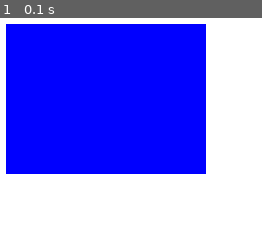
Above: before the commit, frame 1.
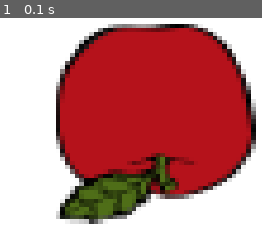
Above: after the commit, the same moment.

Repository: sirissin/Pygame-Project
Game: pygame game, started from Pygame Project.py
Two runs of this game, one before a commit and one after it. Both use one fixed random seed, a clock stepped at 60 frames per second and the inputs below.
Inputs:
- Up to frame 1 (0.1 s): no input

The runs differ from the first frame. In frame 1, 74% of the frame differs, in the area x 2-98%, y 2-98%.

Commit message:
Some simple transformations to the apple image.

Diff:
--- a/Pygame Project.py
+++ b/Pygame Project.py
@@ -24,8 +24,9 @@
 # Defining the plumber image
 apple = pygame.image.load("apple.png")
 apple_rect = apple.get_rect()
-apple_rect.x = 50
-apple_rect.y = 100
+apple_rect = apple_rect.move(100, 100)
+apple = pygame.transform.scale(apple, (200, 200))
+apple = pygame.transform.rotate(apple, 180)
 
 # Creating shapes and their parameters (the rect transformations are unique to rects)
 rect = pygame.Rect(100, 50, 100, 100)
@@ -56,7 +57,7 @@
 
     # Border for image if there was no background, and image created
     # pygame.draw.rect(screen, "black", apple_rect, 1)
-    # screen.blit(apple, apple_rect)
+    screen.blit(apple, apple_rect)
 
     # Drawing lines
     # pygame.draw.line(screen, "black", (50, 50), (200, 100), 5)
@@ -67,7 +68,7 @@
     # pygame.draw.ellipse(screen, "green", pygame.Rect(50, 50, 100, 200)
     # pygame.draw.arc(screen, "purple", pygame.Rect(50, 50, 100, 100), 0, math.pi, 5)
 
-    pygame.draw.rect(screen, "blue", rect)
+    # pygame.draw.rect(screen, "blue", rect)
 
     # Refreshing screen
     pygame.display.flip()
